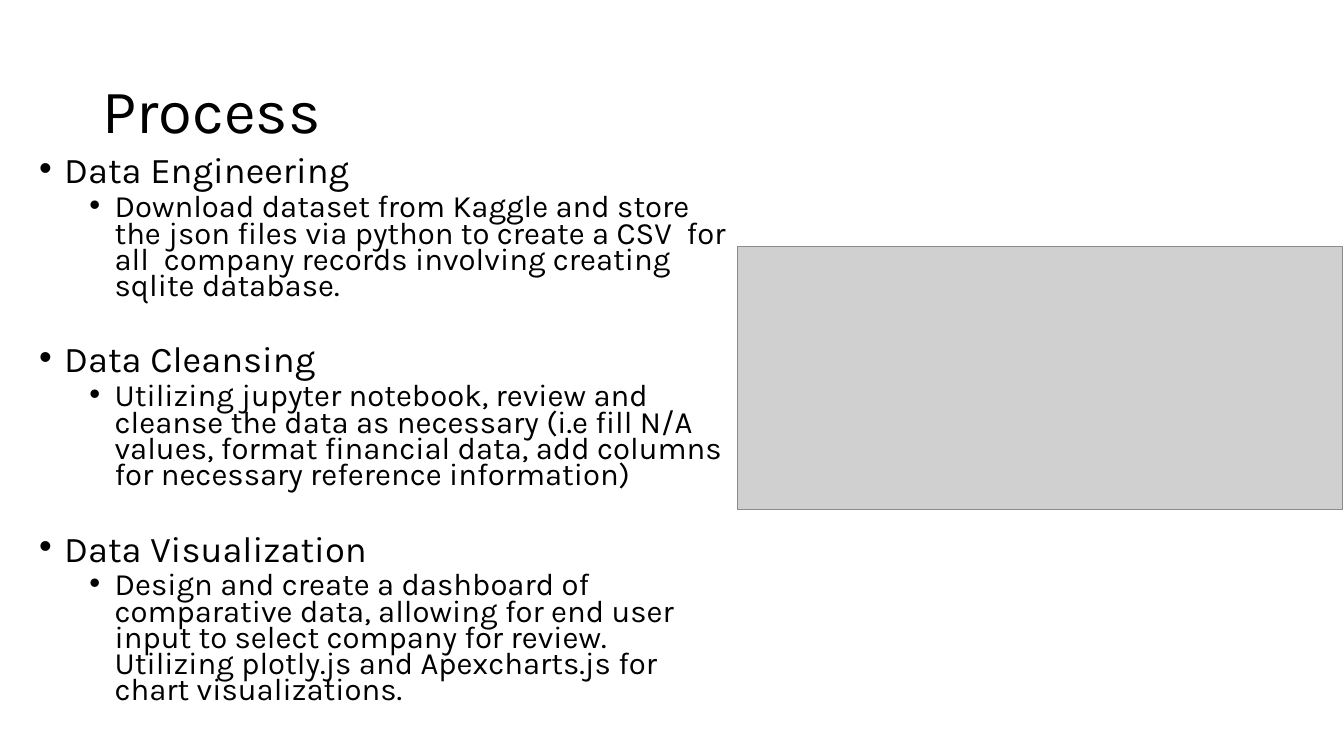
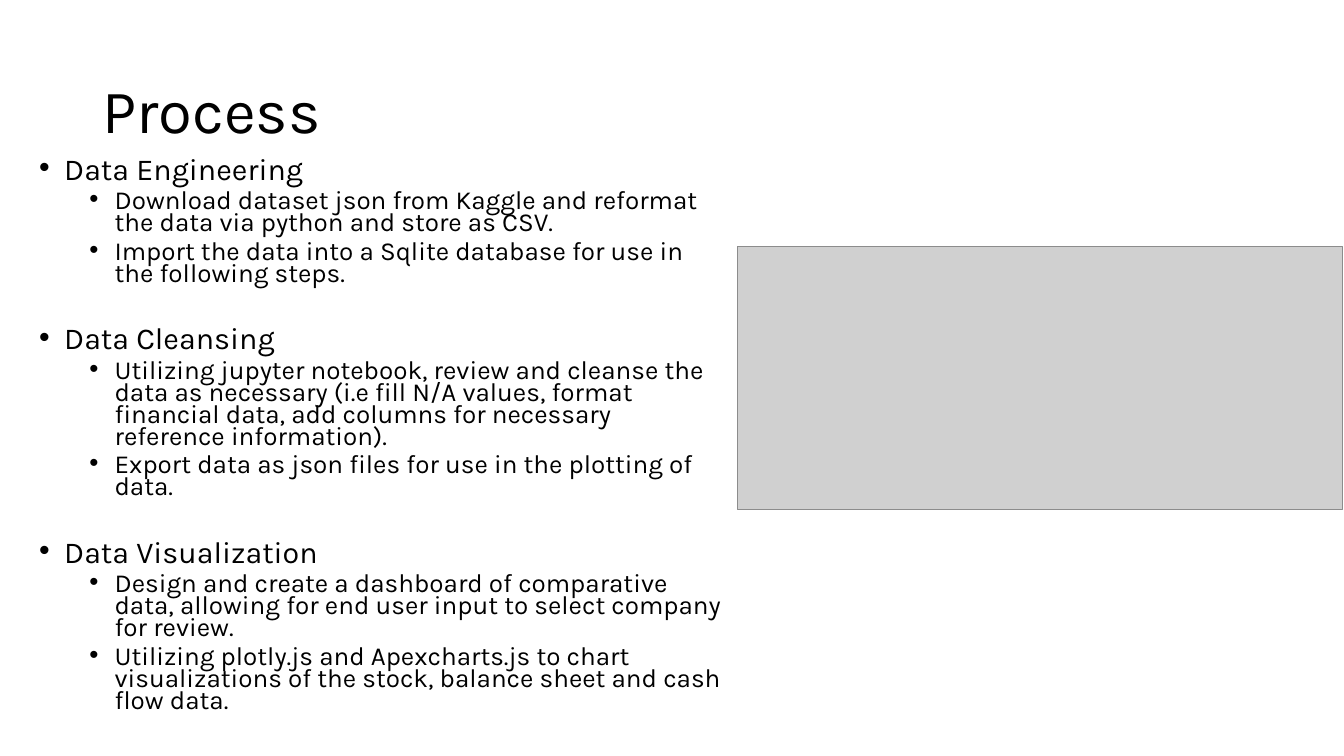
Before and after one commit to BrennanB572/Project-3, a slide deck: slide 4 of Company Stock vs Asset presentation.pptm. Drawn at 1344x756 pixels with LibreOffice and Linux fonts; fonts in the diff are those of the drawing; grey boxes stand for pictures. Boxes give left, top, right and bottom in pixels: in the first picture for what was removed or moved away, otherwise in the second. Text is boxed around its words. In the diff, an @@ line names an element or a change of style, - is before the commit and + after.

```diff
--- a/Company Stock vs Asset presentation.pptm
+++ b/Company Stock vs Asset presentation.pptm
@@ text at bbox=[64, 159, 317, 564]: size 25.9 to 21.7 pt in "Data Engineering", "Data Cleansing", "Data Visualization" @@
@@ text at bbox=[115, 186, 697, 288]: text changed; size 22.2 to 18.6 pt @@
-  • Download dataset from Kaggle and store the json files via python to create a CSV for all company records involving creating sqlite database.
+  • Download dataset json from Kaggle and reformat the data via python and store as CSV.
+  • Import the data into a Sqlite database for use in the following steps.
@@ text at bbox=[115, 356, 704, 496]: text changed; size 22.2 to 18.6 pt @@
-  • Utilizing jupyter notebook, review and cleanse the data as necessary (i.e fill N/A values, format financial data, add columns for necessary reference information)
+  • Utilizing jupyter notebook, review and cleanse the data as necessary (i.e fill N/A values, format financial data, add columns for necessary reference information).
+  • Export data as json files for use in the plotting of data.
@@ text at bbox=[115, 574, 720, 710]: text changed; size 22.2 to 18.6 pt @@
-  • Design and create a dashboard of comparative data, allowing for end user input to select company for review. Utilizing plotly.js and Apexcharts.js for chart visualizations.
+  • Design and create a dashboard of comparative data, allowing for end user input to select company for review.
+  • Utilizing plotly.js and Apexcharts.js to chart visualizations of the stock, balance sheet and cash flow data.
```
Also in this commit, not shown: 3 other slides changed, 10 slides added, 10 slides removed.
